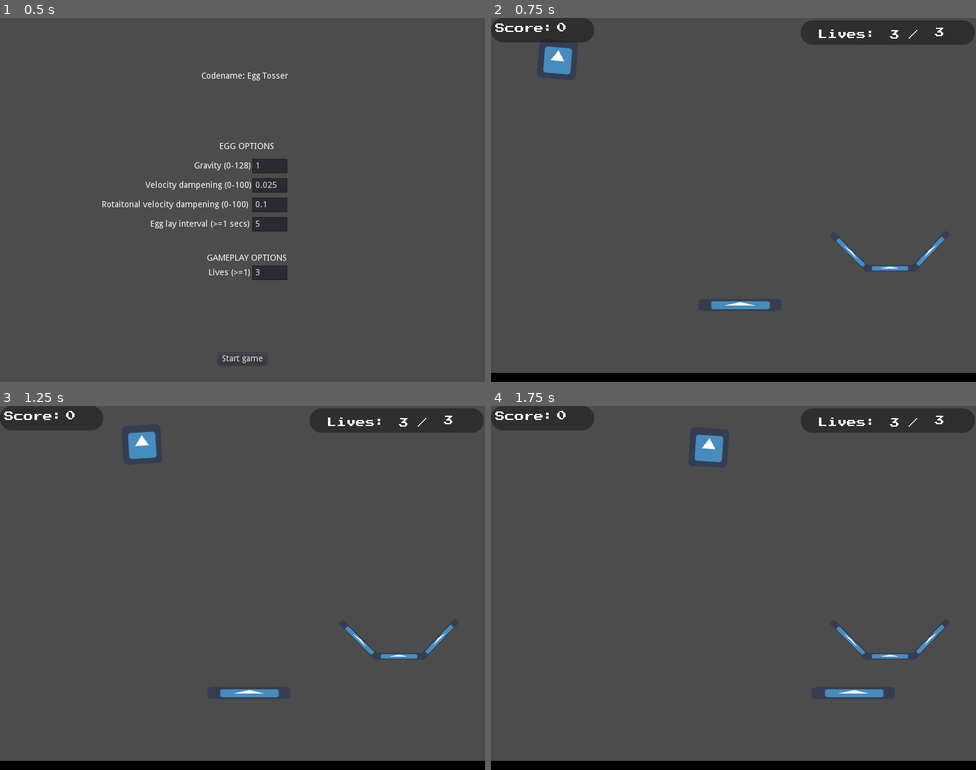
Above: before the commit, frames 1-4 (two rows, left to right).
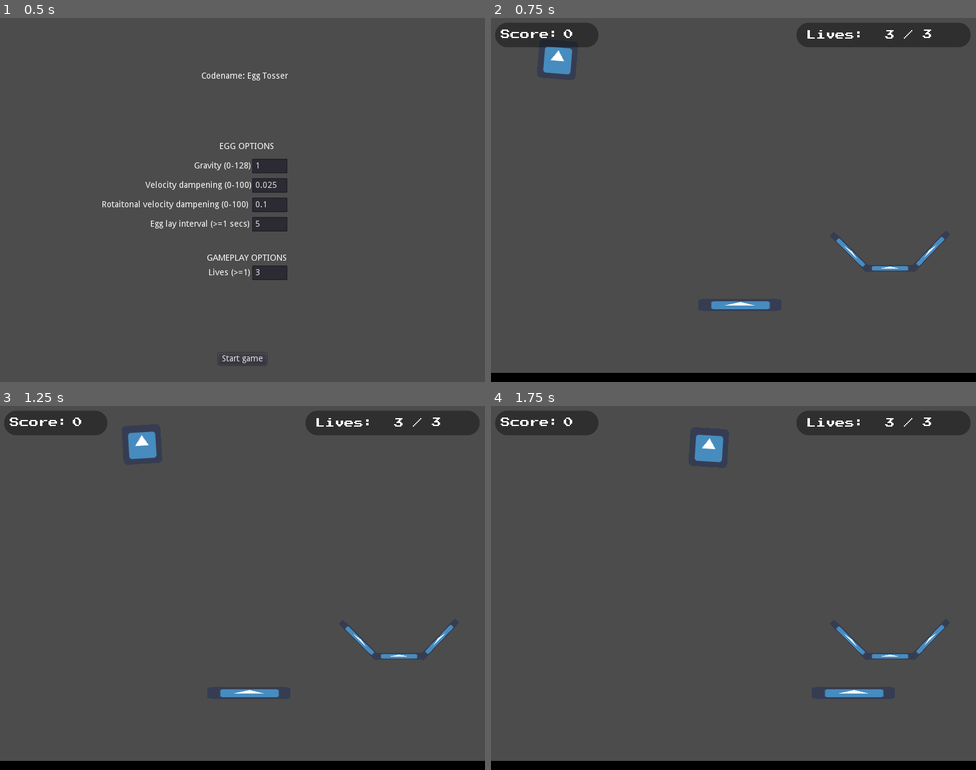
Above: after the commit, the same moments.

Repository: thatnick/fragile
Game: Godot game, scene res://scenes/debug_options.tscn
The game is run twice, just before and just after one commit, with the same random seed, the same clock (stepped at 60 frames per second) and the same inputs. The engine's default icon, where the game draws it, is replaced by a stand-in: a white triangle on a blue panel in a dark square.
Inputs:
- Up to frame 1 (0.5 s): no input
- Up to frame 2 (0.75 s): click "Start game" at 0.5 s
- Up to frame 3 (1.25 s): no input
- Up to frame 4 (1.75 s): hold Right (ui_right) from 1.28 s (still down)

Frame 1 is identical in both runs. In frame 2, 1.4% of the frame differs, in the area x 0-100%, y 0-8%; in frame 3, 1.4%; in frame 4, 1.4%.

Commit message:
Tweak hud layout

Diff:
--- a/scenes/hud.tscn
+++ b/scenes/hud.tscn
@@ -42,61 +42,63 @@
 script = ExtResource( 2 )
 
 [node name="Score" type="Panel" parent="."]
-margin_right = 170.0
-margin_bottom = 40.0
+margin_left = 7.0
+margin_top = 8.0
+margin_right = 177.0
+margin_bottom = 48.0
 custom_styles/panel = SubResource( 1 )
 
 [node name="ScoreText" type="Label" parent="."]
-margin_left = 7.0
-margin_top = 9.0
-margin_right = 62.0
-margin_bottom = 29.0
+margin_left = 16.0
+margin_top = 19.0
+margin_right = 112.0
+margin_bottom = 39.0
 custom_fonts/font = SubResource( 4 )
 text = "Score:"
 
 [node name="ScoreNum" type="Label" parent="."]
-margin_left = 109.0
-margin_top = 8.0
-margin_right = 166.0
-margin_bottom = 30.0
+margin_left = 120.0
+margin_top = 19.0
+margin_right = 177.0
+margin_bottom = 41.0
 custom_fonts/font = SubResource( 5 )
 text = "#"
 
 [node name="Lives" type="Panel" parent="."]
-margin_left = 511.0
-margin_top = 4.0
-margin_right = 798.0
-margin_bottom = 44.0
+margin_left = 504.0
+margin_top = 8.0
+margin_right = 791.0
+margin_bottom = 48.0
 custom_styles/panel = SubResource( 2 )
 
 [node name="LivesText" type="Label" parent="."]
-margin_left = 539.0
-margin_top = 19.0
-margin_right = 635.0
-margin_bottom = 35.0
+margin_left = 520.0
+margin_top = 20.0
+margin_right = 616.0
+margin_bottom = 36.0
 custom_fonts/font = SubResource( 6 )
 text = "Lives:"
 
 [node name="LivesNum" type="Label" parent="."]
-margin_left = 658.0
+margin_left = 650.0
 margin_top = 20.0
-margin_right = 678.0
-margin_bottom = 34.0
+margin_right = 670.0
+margin_bottom = 36.0
 custom_fonts/font = SubResource( 7 )
 text = "#"
 
 [node name="LivesSlash" type="Label" parent="."]
-margin_left = 689.0
+margin_left = 681.0
 margin_top = 20.0
-margin_right = 729.0
+margin_right = 697.0
 margin_bottom = 36.0
 custom_fonts/font = SubResource( 8 )
 text = "/"
 
 [node name="LivesTotal" type="Label" parent="."]
-margin_left = 732.0
-margin_top = 16.0
-margin_right = 751.0
-margin_bottom = 30.0
+margin_left = 712.0
+margin_top = 19.0
+margin_right = 731.0
+margin_bottom = 35.0
 custom_fonts/font = SubResource( 9 )
 text = "#"
